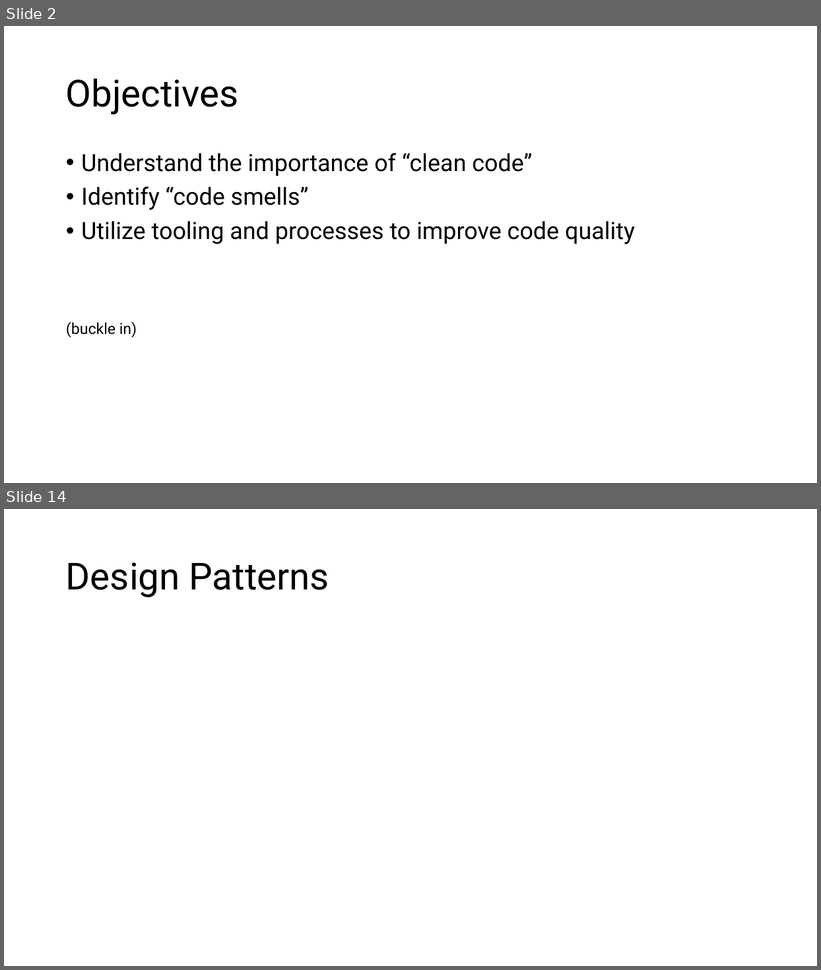
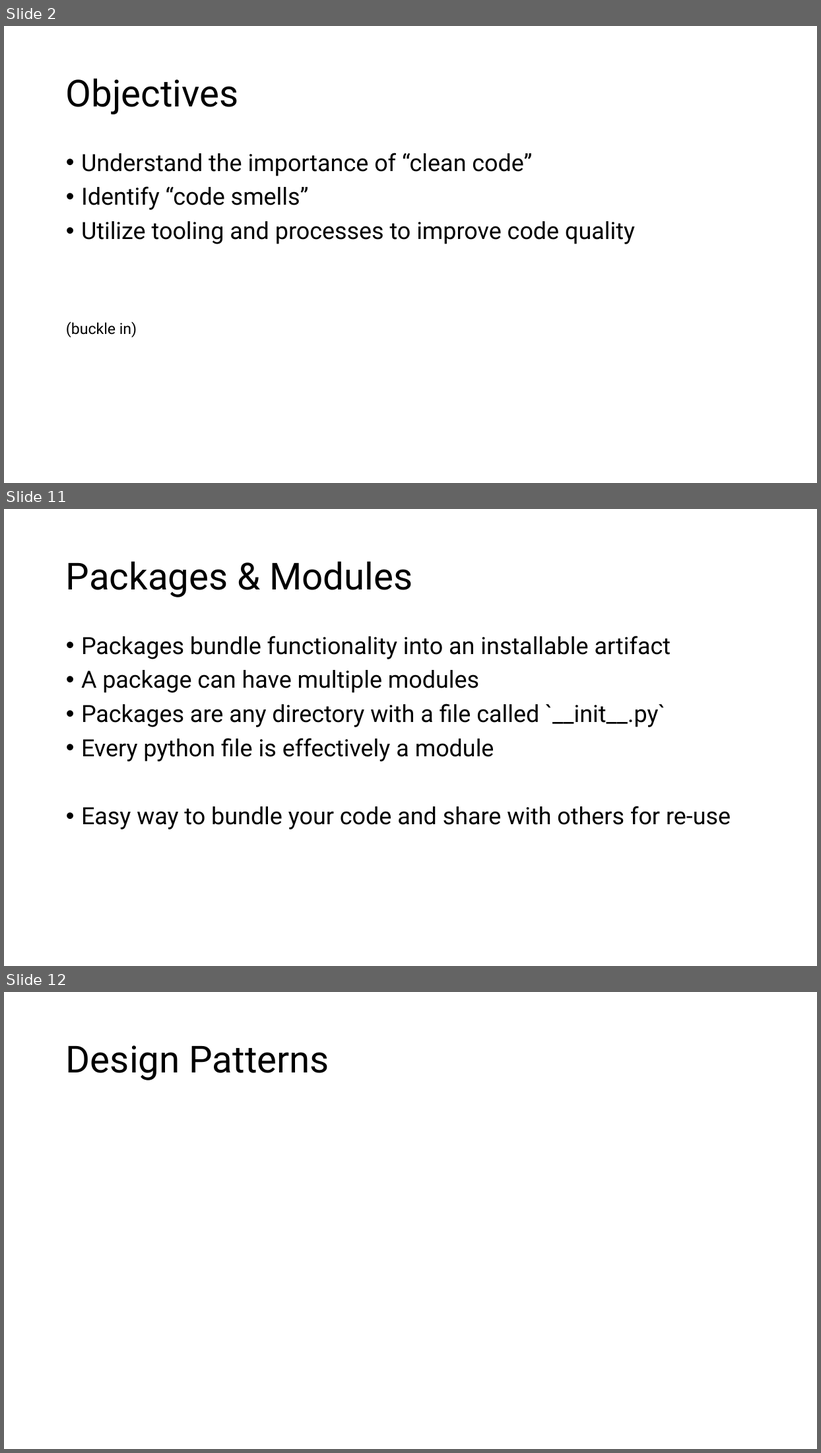
Before and after one commit to CyberDave80/AI2C-Prereqs, a slide deck: lesson09/Clean Code/Writing Clean Code.pptx. Shown one above the other, each under a label of ours: slides 2 and 14 before the commit, slides 2, 11 and 12 after it; the slides between them are not shown. The pictures are 821x970 and 821x1453 pixels, drawn with LibreOffice and Linux fonts; fonts in the diff are those of the drawing. Boxes give left, top, right and bottom in pixels: in the first picture for what was removed or moved away, otherwise in the second. Text is boxed around its words. In the diff, an @@ line names an element or a change of style, - is before the commit and + after.

```diff
--- a/lesson09/Clean Code/Writing Clean Code.pptx
+++ b/lesson09/Clean Code/Writing Clean Code.pptx
@@ slide 11 added at (4, 509, 817, 966), background #FFFFFF @@
@@ title added at (66, 561, 413, 597), 44 pt, text #000000 @@
+Packages & Modules
@@ text added at (81, 636, 731, 830), 28 pt, text #000000 @@
+• Packages bundle functionality into an installable artifact
+• A package can have multiple modules
+• Packages are any directory with a file called `__init__.py`
+• Every python file is effectively a module
+• Easy way to bundle your code and share with others for re-use
@@ what was slide 14 is now slide 12 @@
```
Also in this commit, not shown: 7 slides changed, 3 other slides added, 3 slides removed, 1 other file.
